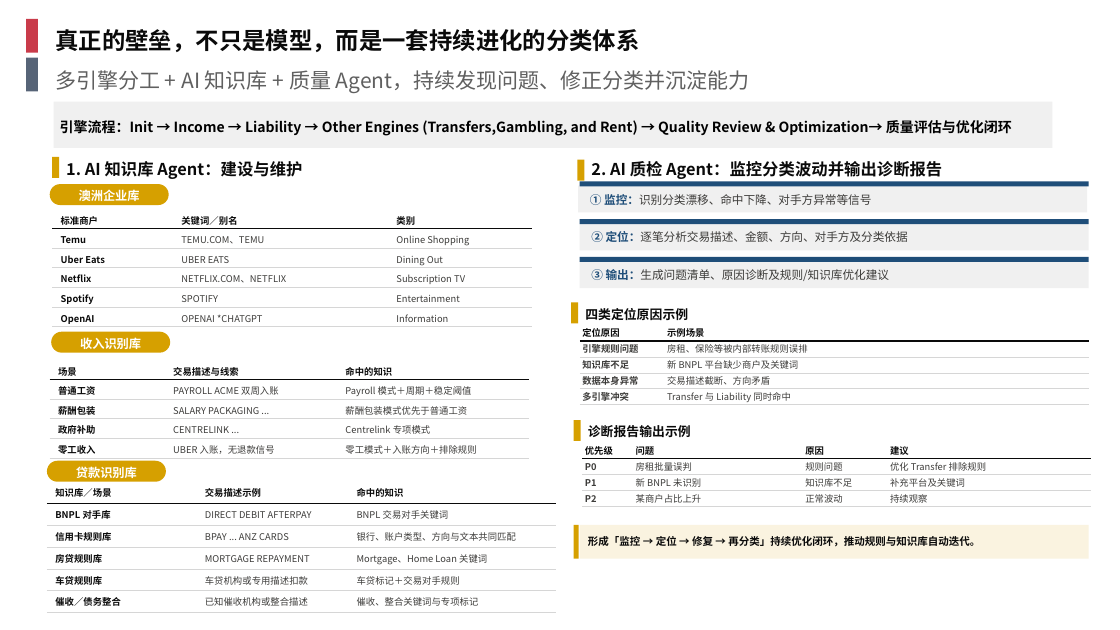
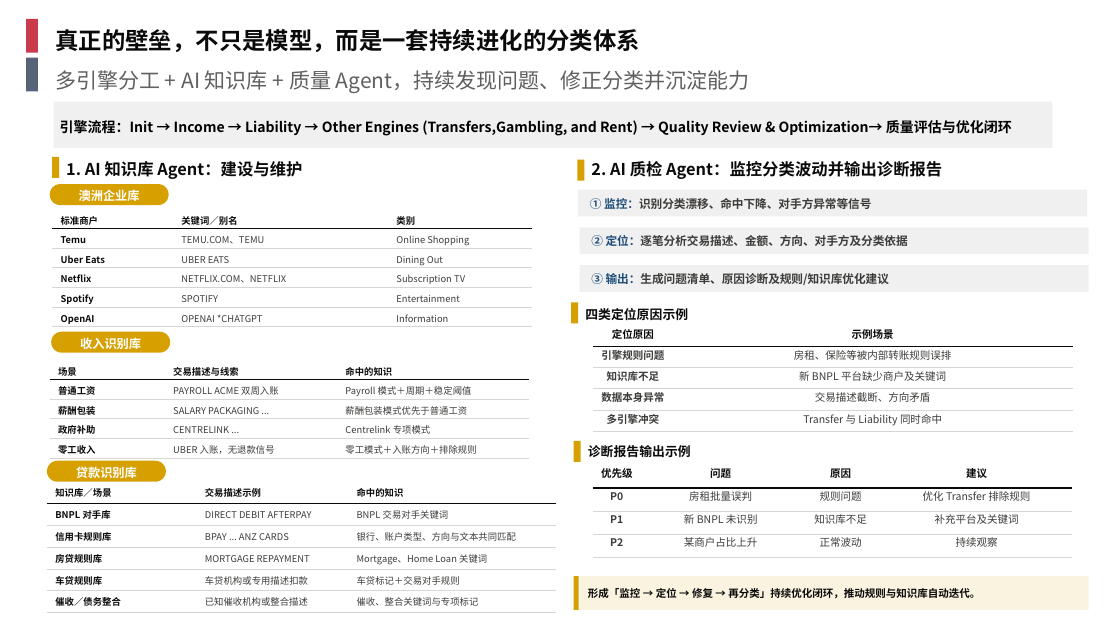
Before and after one commit to EliamZhang/AI-report-materials---August-13th, a slide deck: slide 3 of 银行流水分享_V2.0.pptx. Drawn at 1120x630 pixels with LibreOffice and Linux fonts; fonts in the diff are those of the drawing; background and template pictures are left out. Boxes give left, top, right and bottom in pixels: in the first picture for what was removed or moved away, otherwise in the second. Text is boxed around its words. In the diff, an @@ line names an element or a change of style, - is before the commit and + after.

```diff
--- a/银行流水分享_V2.0.pptx
+++ b/银行流水分享_V2.0.pptx
@@ rectangle "① 监控：识别分类漂移、命中下降、对手方异常等信号" at [578,190,1087,217]: bold on in "监控：识别分类漂移、命中下降、对手方异常等信号" @@
@@ rectangle removed at [580,181,1089,187] @@
@@ rectangle "② 定位：逐笔分析交易描述、金额、方向、对手方及分类依据" at [580,228,1089,255]: bold on in "定位：逐笔分析交易描述、金额、方向、对手方及分类依据" @@
@@ rectangle removed at [580,219,1089,224] @@
@@ 3 rectangles: place and size @@
-3 rectangles at [578,186,1089,288]
+3 rectangles at [578,190,1089,292]
@@ rectangle "③ 输出：生成问题清单、原因诊断及规则/知识库优化建议" at [580,266,1089,292]: bold on in "输出：生成问题清单、原因诊断及规则/知识库优化建议" @@
@@ rectangle removed at [580,257,1089,262] @@
@@ table at [593,325,1073,432] @@
@@ size 8 to 9 pt @@
@@ alignment left to centre @@
@@ table: place and size @@
-table at [580,325,1089,406]
+table at [593,325,1073,432]
@@ rectangle: place and size @@
-rectangle at [574,420,581,441]
+rectangle at [574,441,581,462]
@@ text "诊断报告输出示例": place and size @@
-text "诊断报告输出示例" at [588,425,691,437]
+text "诊断报告输出示例" at [588,445,691,457]
@@ table at [593,465,1072,557] @@
@@ size 8 to 9 pt @@
@@ alignment left to centre @@
@@ table: place and size @@
-table at [582,443,1091,507]
+table at [593,465,1072,557]
@@ 2 rectangles, 1 text: place and size @@
-2 rectangles, 1 text at [574,525,1089,559]
+2 rectangles, 1 text at [574,576,1089,610]
```
Also in this commit, not shown: 3 other slides changed.
